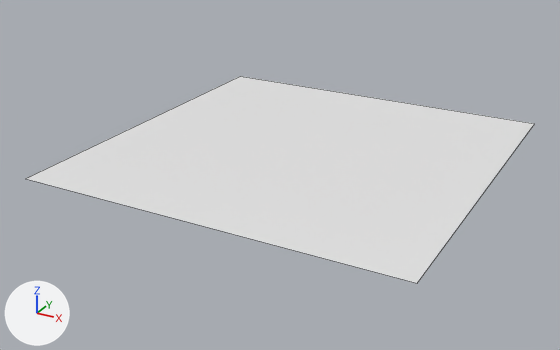
A saved change to the Blender file resources/portal.blend.
The view is the same before and after, from a camera (50 mm lens) standing at (3.51, -6.87, 3.07) and looking at (-0.11, -0.29, -0.22). The axes (+X, +Y, +Z) are drawn at lower left. The lights are the same throughout. Mesh edges are drawn as thin lines.

The scene before the commit, as lines of its bpy script (objects in view):
```python
me_plane_001 = bpy.data.meshes.new('Plane.001')
me_plane_001.from_pydata([(-2.0, -2.0, 0.0), (2.0, -2.0, 0.0), (-2.0, 2.0, 0.0), (2.0, 2.0, 0.0)], [], [(0, 1, 3, 2)])
ob_plane = bpy.data.objects.new('Plane', me_plane_001)
ob_plane.location = (0.0, 0.0, 0.0)
```
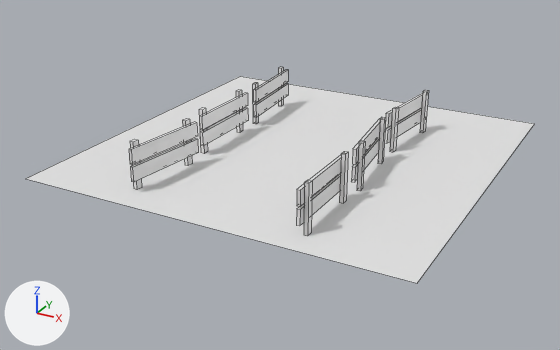
Diff of the bpy script that builds the scene:
```diff
--- a/resources/portal.blend.py
+++ b/resources/portal.blend.py
@@ me_cube_008 @@
+me_cube_008.from_pydata(...)  # a box spanning x -0.017..0.017, y -0.326..-0.27, z 0.003..0.408; a box spanning x -0.017..0.017, y 0.277..0.333, z 0.003..0.408; a box spanning x -0.048..-0.021, y -0.378..0.387, z 0.095..0.221; a box spanning x -0.048..-0.021, y -0.378..0.387, z 0.246..0.371
@@ ob_cube_005 @@
+ob_cube_005 = bpy.data.objects.new('Cube.005', me_cube_008)
+ob_cube_005.location = (-0.852, -1.297, 0.0)
+ob_cube_005.rotation_euler = (0.0, 0.0, -3.265)  # degrees (0, 0, -187)
+ob_cube_005.scale = (1.18, 1.18, 1.18)
@@ ob_cube_004 @@
+ob_cube_004 = bpy.data.objects.new('Cube.004', me_cube_008.copy())
+ob_cube_004.location = (-0.855, -0.232, 0.0)
+ob_cube_004.rotation_euler = (0.0, 0.0, -3.144)  # degrees (0, 0, -180)
+ob_cube_004.scale = (1.18, 1.18, 1.18)
@@ ob_cube_003 @@
+ob_cube_003 = bpy.data.objects.new('Cube.003', me_cube_008.copy())
+ob_cube_003.location = (-0.863, 0.798, 0.0)
+ob_cube_003.rotation_euler = (0.0, 0.0, -3.065)  # degrees (0, 0, -176)
+ob_cube_003.scale = (1.18, 1.18, 1.18)
@@ ob_cube_002 @@
+ob_cube_002 = bpy.data.objects.new('Cube.002', me_cube_008.copy())
+ob_cube_002.location = (0.912, 0.75, 0.0)
+ob_cube_002.rotation_euler = (0.0, 0.0, -0.115)  # degrees (0, 0, -6.6)
+ob_cube_002.scale = (1.18, 1.18, 1.18)
@@ ob_cube_001 @@
+ob_cube_001 = bpy.data.objects.new('Cube.001', me_cube_008.copy())
+ob_cube_001.location = (0.917, -0.314, 0.0)
+ob_cube_001.rotation_euler = (0.0, 0.0, 0.109)  # degrees (0, 0, 6.2)
+ob_cube_001.scale = (1.18, 1.18, 1.18)
@@ ob_cube @@
+ob_cube = bpy.data.objects.new('Cube', me_cube_008.copy())
+ob_cube.location = (0.927, -1.344, 0.0)
+ob_cube.scale = (1.18, 1.18, 1.18)
```

Where the change shows, as pixel boxes (x1, y1, x2, y2) in the pictures (560 x 350 px):
'Cube.005', added
    after: (129, 119, 198, 190)
'Cube', added
    after: (296, 151, 348, 236)
'Cube.004', added
    after: (199, 90, 248, 153)
'Cube.002', added
    after: (384, 90, 429, 152)
'Cube.001', added
    after: (351, 117, 386, 191)
'Cube.003', added
    after: (252, 67, 288, 124)
